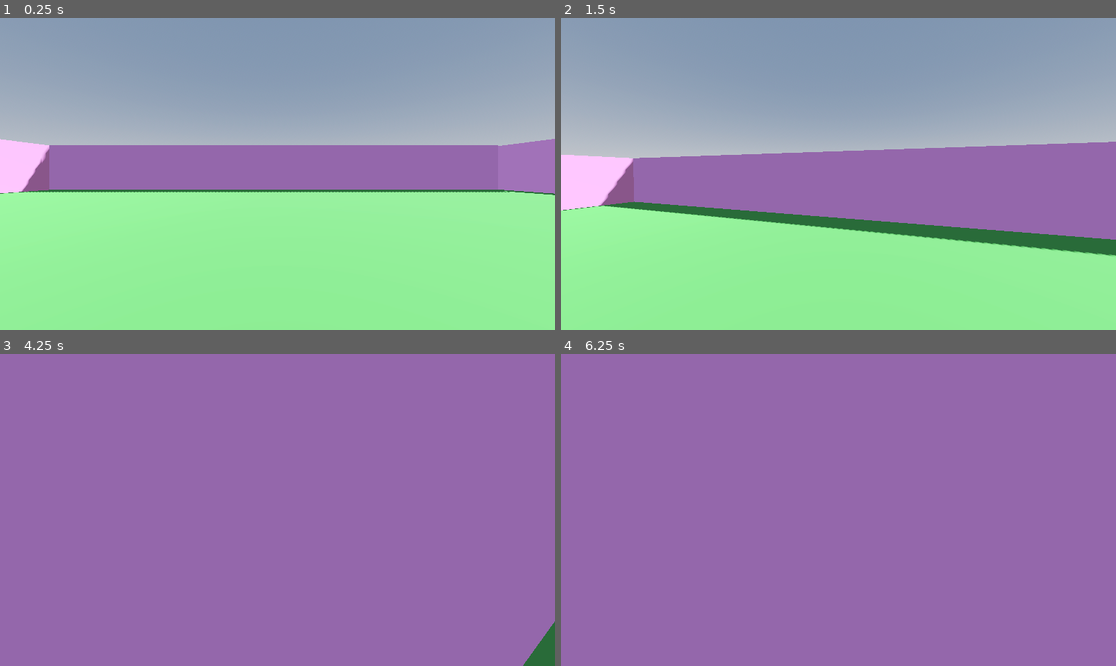
Above: before the commit, frames 1-4 (two rows, left to right).
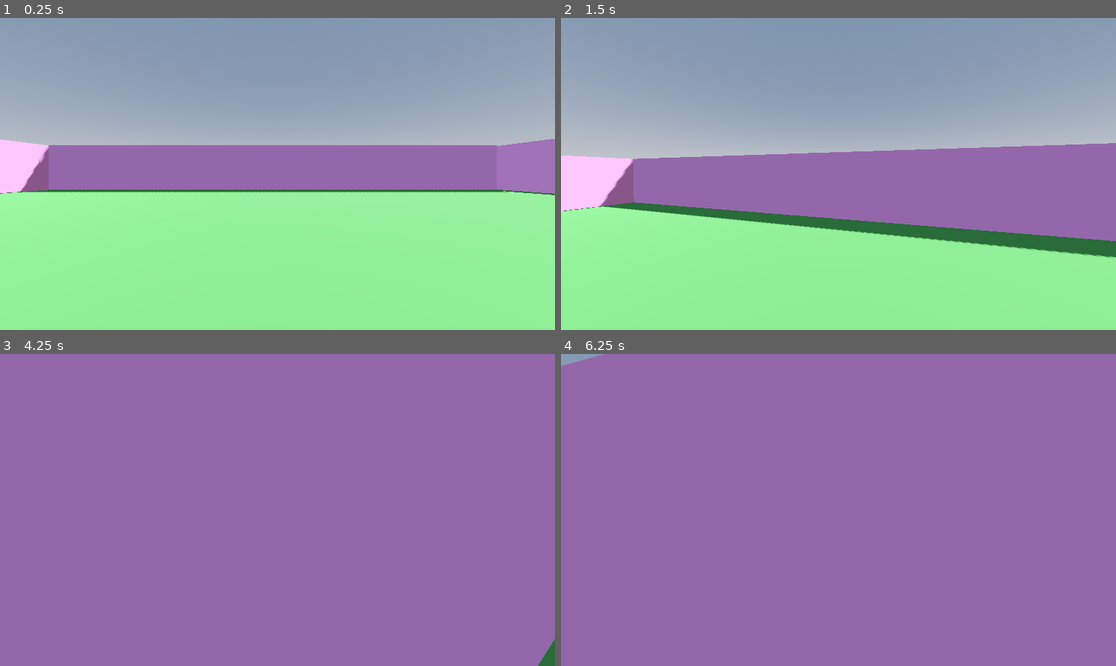
Above: after the commit, the same moments.

Repository: 13DGT-Project/Game
Game: Godot game, scene res://world.tscn
Two runs of this game, one before a commit and one after it. Both use one fixed random seed, a clock stepped at 60 frames per second and the inputs below.
Inputs (mouse positions are in pixels of both pictures, inside the frame that each line leads up to):
- Up to frame 1 (0.25 s): no input
- Up to frame 2 (1.5 s): move the mouse to (866, 174) at 0.52 s; hold W (up) from 0.53 s (still down); tap E (Interact, bound only after the commit) at 0.6 s; tap Space (jump) at 0.77 s; move the mouse to (810, 174) at 1.27 s; tap Shift (sprint) at 1.35 s
- Up to frame 3 (4.25 s): keep holding W (up); tap Space (jump) at 1.52, 3.02, 3.77 s; tap E (Interact, bound only after the commit) at 1.55, 2.1, 2.85, 3.8 s; move the mouse to (288, 503) at 2.02 s; move the mouse to (271, 516) at 2.77 s; tap Enter at 3.5 s; move the mouse to (316, 513) at 3.52 s; hold Shift (sprint) from 3.53 s (still down)
- Up to frame 4 (6.25 s): move the mouse to (794, 506) at 4.27 s; release Shift (sprint) at 4.28 s; tap E (Interact, bound only after the commit) at 4.35, 5.1, 6.05 s; tap Space (jump) at 4.52, 5.75, 6.02 s; move the mouse to (844, 510) at 5.02 s; move the mouse to (816, 503) at 5.77 s; release W (up) at 5.78 s; hold D (right) from 5.78 s (still down); tap Shift (sprint) at 5.85 s

The runs differ from the first frame. In frame 1, 0.2% of the frame differs, in the area x 0-100%, y 38-57%; in frame 2, 1.2%, in the area x 0-100%, y 39-77%; in frame 3, 0.3%; in frame 4, 0.2%.

Commit message:
Finished last tutorial on interacting

Diff:
--- a/Tutorials/Godot/tutorials/Scripts/Player.gd
+++ b/Tutorials/Godot/tutorials/Scripts/Player.gd
@@ -10,7 +10,7 @@
 
 #Head Bobbing variables
 const BOB_FREQ = 2.0
-const BOB_AMP = 0.08
+const BOB_AMP = 0.2
 var t_bob = 0.0
 
 #fov variable
@@ -31,10 +31,16 @@
 
 
 func _physics_process(delta: float) -> void:
-
+	%InteractText.hide()
 	if %SeeCast.is_colliding():
 		var target = %SeeCast.get_collider()
-		print(target)
+		if target != null and target.has_method("interact"):
+			print("You can pick up this item")
+			%InteractText.show()
+			if Input.is_action_just_pressed("Interact"):
+				target.interact()
+
+
 
 	# Add the gravity.
 	if not is_on_floor():
--- a/Tutorials/Godot/tutorials/Sprite/character_body_3d.tscn
+++ b/Tutorials/Godot/tutorials/Sprite/character_body_3d.tscn
@@ -28,3 +28,23 @@
 [node name="SeeCast" type="RayCast3D" parent="Head/Camera3D" unique_id=1462158317]
 unique_name_in_owner = true
 transform = Transform3D(0.5, 0, 0, 0, 0.018689606, -0.5108398, 0, 2.1037602, 0.0045382525, 0, -0.042684138, 0)
+
+[node name="CanvasLayer" type="CanvasLayer" parent="." unique_id=1656918008]
+
+[node name="BoxContainer" type="BoxContainer" parent="CanvasLayer" unique_id=949787538]
+anchors_preset = 8
+anchor_left = 0.5
+anchor_top = 0.5
+anchor_right = 0.5
+anchor_bottom = 0.5
+offset_left = -20.0
+offset_top = -20.0
+offset_right = 20.0
+offset_bottom = 20.0
+grow_horizontal = 2
+grow_vertical = 2
+
+[node name="InteractText" type="Label" parent="CanvasLayer/BoxContainer" unique_id=764966572]
+unique_name_in_owner = true
+layout_mode = 2
+text = "Press \"E\" To Interact"
--- a/Tutorials/Godot/tutorials/project.godot
+++ b/Tutorials/Godot/tutorials/project.godot
@@ -51,6 +51,11 @@
 "events": [Object(InputEventKey,"resource_local_to_scene":false,"resource_name":"","device":-1,"window_id":0,"alt_press …(195 unchanged characters)…
 ]
 }
+Interact={
+"deadzone": 0.2,
+"events": [Object(InputEventKey,"resource_local_to_scene":false,"resource_name":"","device":-1,"window_id":0,"alt_pressed":false,"shift_pressed":false,"ctrl_pressed":false,"meta_pressed":false,"pressed":false,"keycode":0,"physical_keycode":69,"key_label":0,"unicode":101,"location":0,"echo":false,"script":null)
+]
+}
 
 [physics]
 
--- /dev/null
+++ b/Tutorials/Godot/tutorials/static_body_3d.gd
@@ -0,0 +1,5 @@
+extends StaticBody3D
+
+func interact():
+	print("Hellooo you have interacted with meeee")
+	queue_free()
--- a/Tutorials/Godot/tutorials/world.tscn
+++ b/Tutorials/Godot/tutorials/world.tscn
@@ -1,6 +1,7 @@
 [gd_scene format=3 uid="uid://dvhei2c2fhuxr"]
 
 [ext_resource type="PackedScene" uid="uid://bmw8jt0g8ncp5" path="res://Sprite/character_body_3d.tscn" id="1_f3sb7"]
+[ext_resource type="Script" uid="uid://d264gg36xcoj6" path="res://static_body_3d.gd" id="2_fj7yv"]
 
 [sub_resource type="ProceduralSkyMaterial" id="ProceduralSkyMaterial_fj7yv"]
 sky_horizon_color = Color(0.66224277, 0.6717428, 0.6867428, 1)
@@ -32,7 +33,13 @@
 [sub_resource type="StandardMaterial3D" id="StandardMaterial3D_dwbse"]
 albedo_color = Color(1, 0, 0.37254903, 1)
 
+[sub_resource type="PhysicsMaterial" id="PhysicsMaterial_fj7yv"]
+
 [sub_resource type="CylinderMesh" id="CylinderMesh_f3sb7"]
+
+[sub_resource type="CylinderShape3D" id="CylinderShape3D_tlwt5"]
+margin = 0.0
+height = 1.2687988
 
 [node name="World" type="Node3D" unique_id=1825589345]
 
@@ -95,6 +102,15 @@
 use_collision = true
 size = Vector3(1, 1, 0.84375)
 
-[node name="MeshInstance3D" type="MeshInstance3D" parent="." unique_id=1570460331]
-transform = Transform3D(0.21139711, 0, 0, 0, -0.0013148594, -0.2543016, 0, 0.2391613, -0.0013980977, -2.3017259, 0.47063494, 2.380559)
+[node name="StaticBody3D" type="StaticBody3D" parent="." unique_id=1840578432]
+transform = Transform3D(0.99999994, 0, 0, 0, 1, -4.656613e-10, 0, 0, 1.0000001, -2.312425, 0.43388456, 2.3779974)
+physics_material_override = SubResource("PhysicsMaterial_fj7yv")
+script = ExtResource("2_fj7yv")
+
+[node name="MeshInstance3D" type="MeshInstance3D" parent="StaticBody3D" unique_id=1570460331]
+transform = Transform3D(0.21139714, 0, 0, 0, -0.0013148593, -0.2543016, 0, 0.23916128, -0.0013980976, 0.010699034, 0.036750376, 0.0025615692)
 mesh = SubResource("CylinderMesh_f3sb7")
+
+[node name="CollisionShape3D" type="CollisionShape3D" parent="StaticBody3D" unique_id=1372811948]
+transform = Transform3D(0.21370643, 0, 0, 0, -0.006592178, -0.19091557, 0, 0.39590645, -0.0031793476, 0.012389421, 0.061372876, 0.0077614784)
+shape = SubResource("CylinderShape3D_tlwt5")
Not shown, added: Tutorials/Godot/tutorials/static_body_3d.gd.uid
